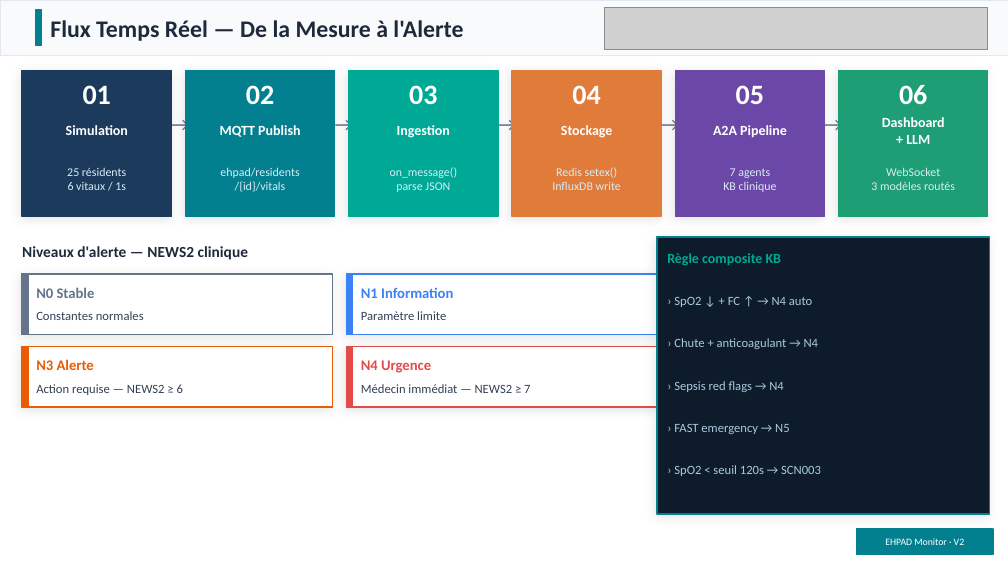
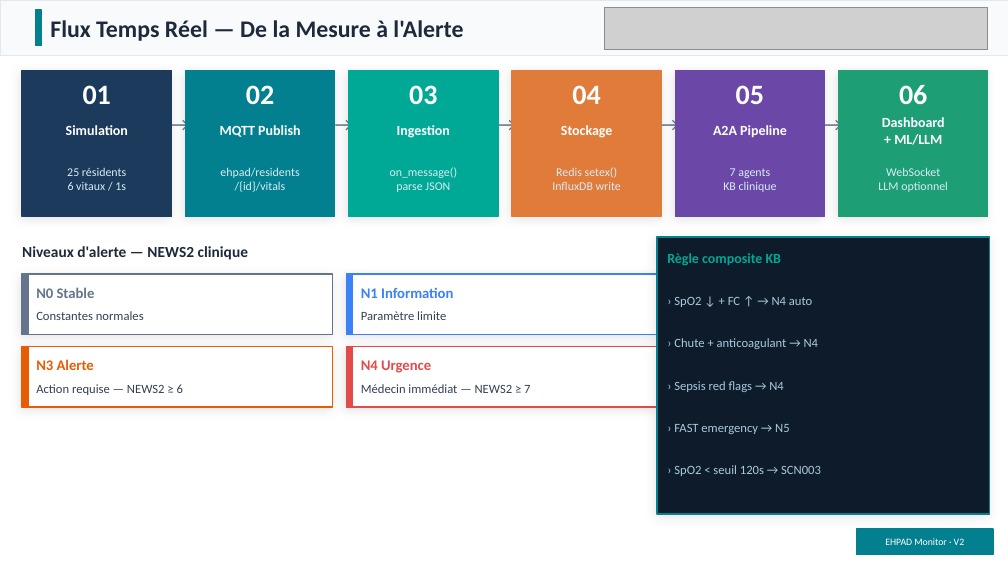
Before and after one commit to Faucourt/epitech_mba2_ehpadMonitor, a slide deck: slide 5 of EHPAD_Monitor.pptx. Drawn at 1008x567 pixels with LibreOffice and Linux fonts; fonts in the diff are those of the drawing; grey boxes stand for pictures. Boxes give left, top, right and bottom in pixels: in the first picture for what was removed or moved away, otherwise in the second. Text is boxed around its words. In the diff, an @@ line names an element or a change of style, - is before the commit and + after.

```diff
--- a/EHPAD_Monitor.pptx
+++ b/EHPAD_Monitor.pptx
@@ text at (894, 134, 942, 145): text changed @@
-+ LLM
++ ML/LLM
@@ text at (878, 181, 948, 192): text changed @@
-3 modèles routés
+LLM optionnel
```
Also in this commit, not shown: 11 other slides changed, 1 slide added, 1 slide removed.
